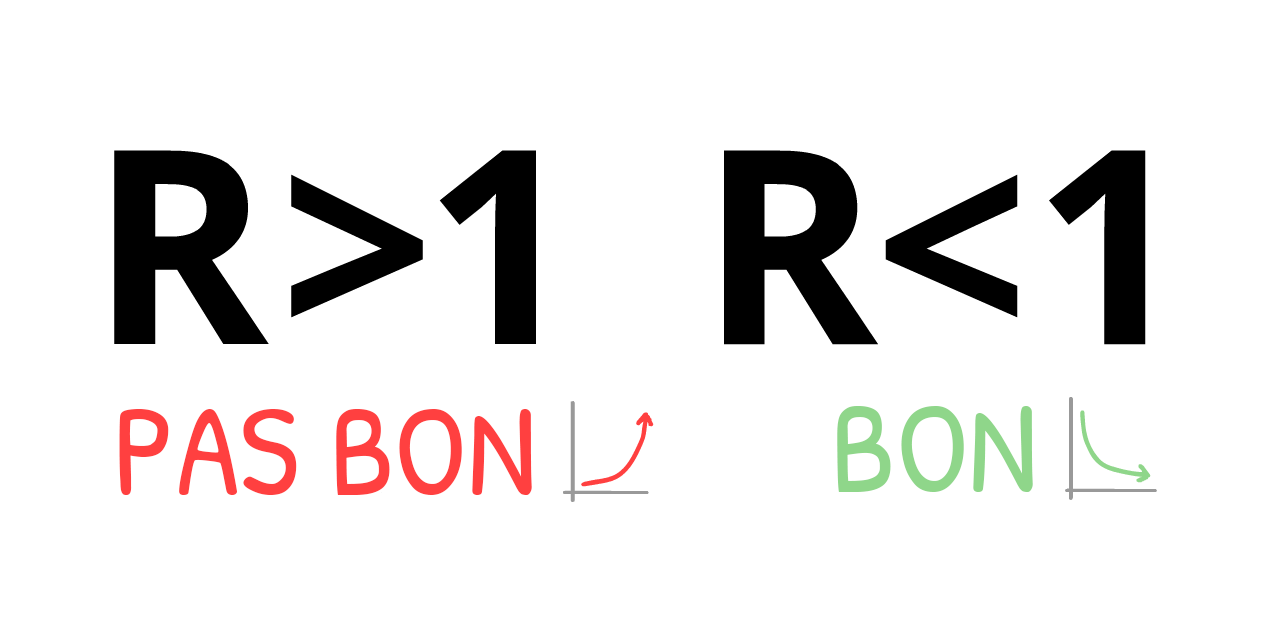
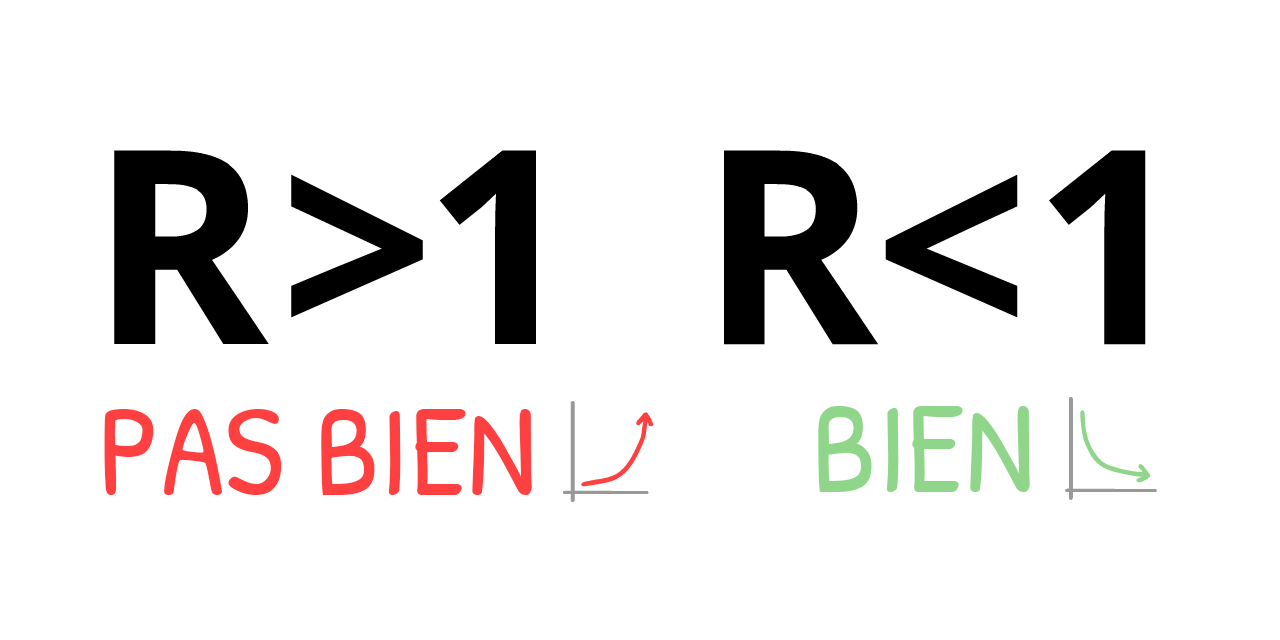
The second 1280 x 640 image is a revision of the first. Changes to its layers:
renamed "PAS BON" to "PAS BIEN", painted on it over box(104, 409, 466, 495)
painted on "GOOD" over box(818, 406, 1033, 492)
